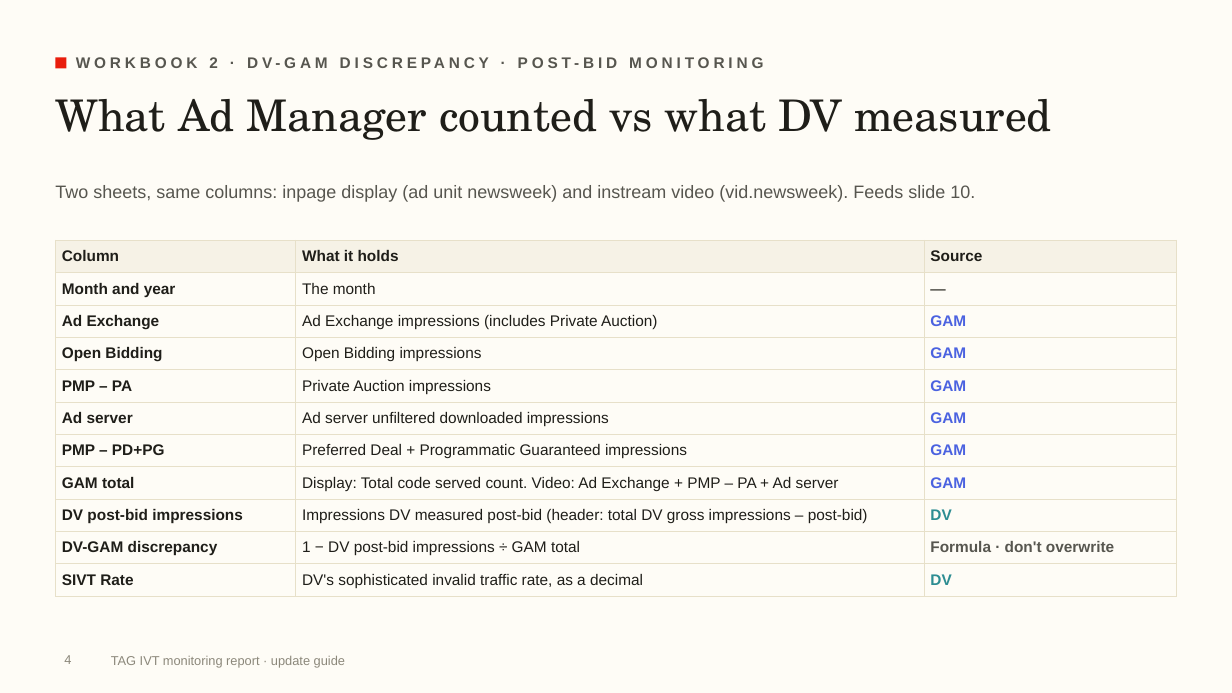
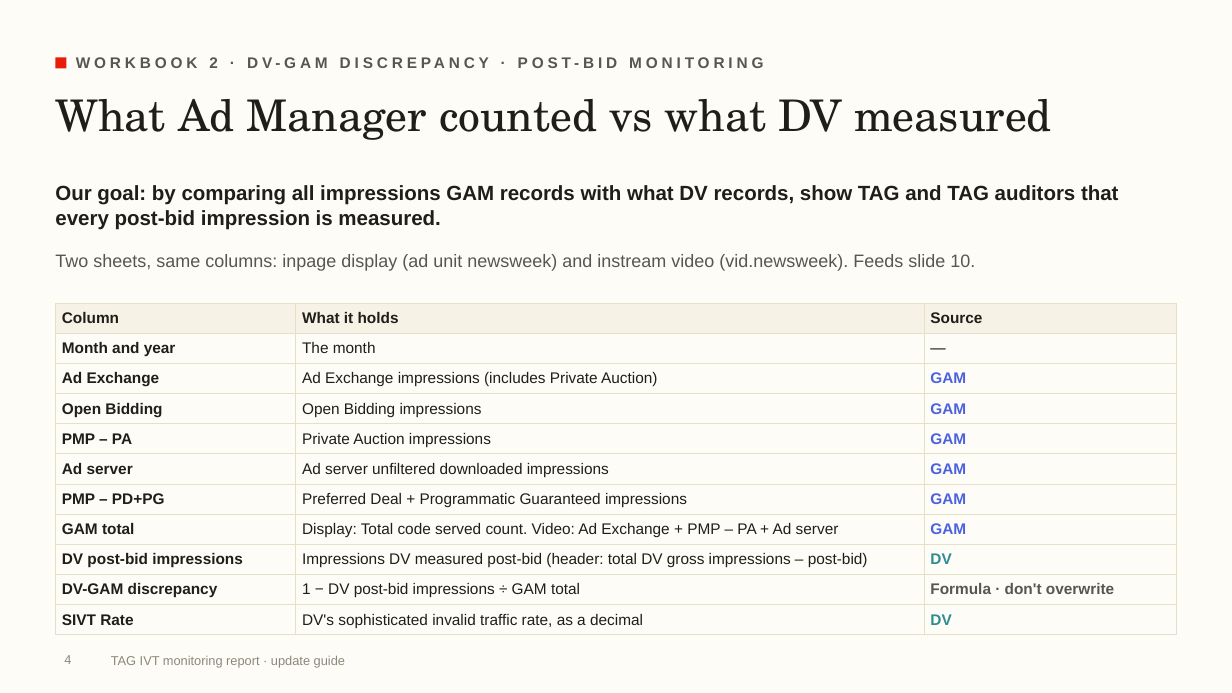
Before and after one commit to rogerhirano-nw/yield-dashboard, a slide deck: slide 4 of docs/TAG_IVT_Report_Update_Guide.pptx. Drawn at 1232x693 pixels with LibreOffice and Linux fonts; fonts in the diff are those of the drawing; background and template pictures are left out. Boxes give left, top, right and bottom in pixels: in the first picture for what was removed or moved away, otherwise in the second. Text is boxed around its words. In the diff, an @@ line names an element or a change of style, - is before the commit and + after.

```diff
--- a/docs/TAG_IVT_Report_Update_Guide.pptx
+++ b/docs/TAG_IVT_Report_Update_Guide.pptx
@@ text added at (x1=55, y1=185, x2=1119, y2=230), 16 pt, text #1F1E19, bold @@
+Our goal: by comparing all impressions GAM records with what DV records, show TAG and TAG auditors that every post-bid impression is measured.
@@ text "Two sheets, same columns: inpage ..." moved from (x1=55, y1=185, x2=975, y2=202) to (x1=55, y1=254, x2=975, y2=271) @@
@@ table resized from (x1=55, y1=240, x2=1177, y2=592) to (x1=55, y1=303, x2=1177, y2=632) @@
```
Also in this commit, not shown: 2 other slides changed, 2 other files.
